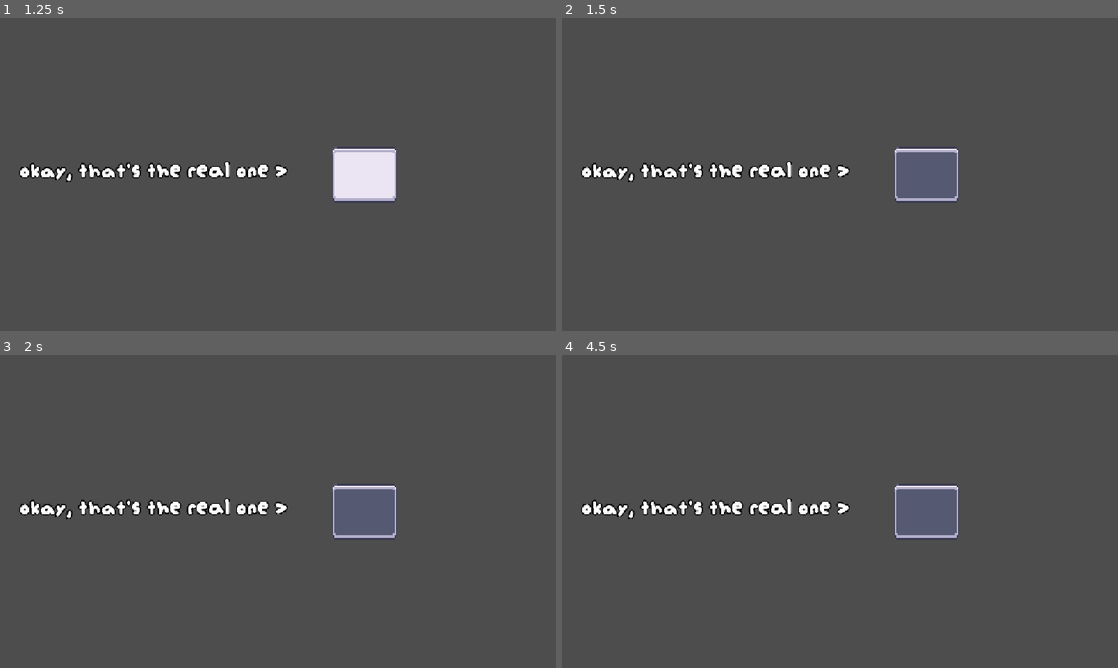
Above: before the commit, frames 1-4 (two rows, left to right).
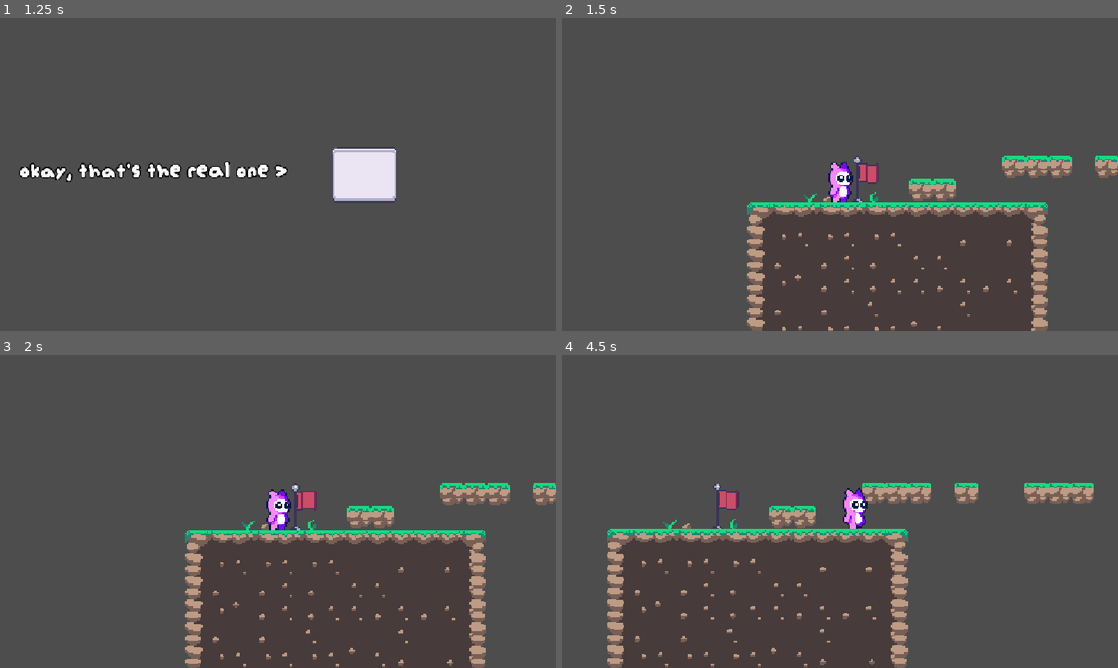
Above: after the commit, the same moments.

Repository: kocio07/Brackeys-game-jam
Game: Godot game, scene res://sceny/menu.tscn
The game is run twice, just before and just after one commit, with the same random seed, the same clock (stepped at 60 frames per second) and the same inputs. Video files are missing from this copy of the repository; at most half a second of black plays in their place.
Inputs (mouse positions are in pixels of both pictures, inside the frame that each line leads up to):
- Up to frame 1 (1.25 s): click (278, 174) at 0.5 s
- Up to frame 2 (1.5 s): click (928, 174) at 1.25 s
- Up to frame 3 (2 s): no input
- Up to frame 4 (4.5 s): hold D (right) 2.03-3.53 s; tap Space (jump) at 2.27, 3.02 s; hold A (left) 3.53-4.28 s; hold D (right) from 4.28 s (still down)

Frame 1 is identical in both runs. In frame 2, 9.5% of the frame differs, in the area x 3-100%, y 41-100%; in frame 3, 9.3%; in frame 4, 10%, in the area x 3-96%, y 40-100%.

Commit message:
added functionality to the real button

Diff:
--- a/nowy-projekt-gry/sceny/rickroll.tscn
+++ b/nowy-projekt-gry/sceny/rickroll.tscn
@@ -5,6 +5,7 @@
 [ext_resource type="Texture2D" uid="uid://diviy8wtoniqa" path="res://assets/Modern_UI_Style_2_48x48.png" id="2_j4sd4"]
 [ext_resource type="Texture2D" uid="uid://2lqtdjtqukvr" path="res://assets/Modern_UI_Style_2_32x32.png" id="3_amkgf"]
 [ext_resource type="FontFile" uid="uid://bcrp3l0uldjoy" path="res://assets/augiepixel.ttf" id="5_g5th7"]
+[ext_resource type="Script" uid="uid://bpqqas3ekmhai" path="res://skrypty/therealbutton.gd" id="5_nqv1u"]
 
 [sub_resource type="StyleBoxTexture" id="StyleBoxTexture_g5th7"]
 texture = ExtResource("2_j4sd4")
@@ -68,6 +69,7 @@
 theme_override_styles/normal = SubResource("StyleBoxTexture_g5th7")
 theme_override_styles/pressed = SubResource("StyleBoxTexture_nqv1u")
 theme_override_styles/hover = SubResource("StyleBoxTexture_08bbi")
+script = ExtResource("5_nqv1u")
 
 [node name="Label" type="Label" parent="." unique_id=283422428]
 visible = false
--- /dev/null
+++ b/nowy-projekt-gry/skrypty/therealbutton.gd
@@ -0,0 +1,7 @@
+extends Button
+
+
+
+
+func _on_pressed() -> void:
+	get_tree().change_scene_to_file("res://sceny/main.tscn")
Not shown, added: nowy-projekt-gry/skrypty/therealbutton.gd.uid
